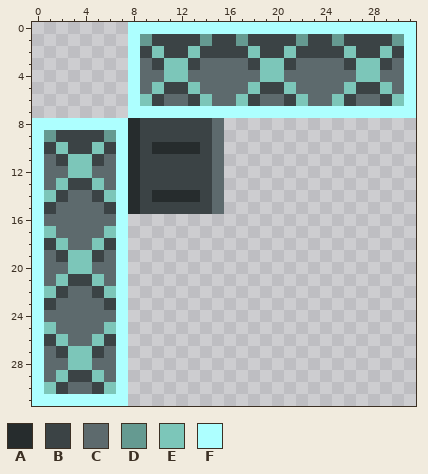
File history of a pixel-art sprite, Games/MoonRover/content/images/tileset1.png. Above, as it was before the edit.
The file is 32x32 pixels.
Palette (. is transparent): A #262c2d  B #3b4345  C #5d6a6d  D #659a91  E #7cc6b9  F #adffff
Pixels before, first column x 0:
 0 ........FFFFFFFFFFFFFFFFFFFFFFFF
 1 ........FDBBBBDBBDBBBBDBBDBBBBDF
 2 ........FBEBBEBBBBEBBEBBBBEBBEBF
 3 ........FCBEEBCCCCBEEBCCCCBEEBCF
 4 ........FCCEECCCCCCEECCCCCCEECCF
 5 ........FCEBBECCCCEBBECCCCEBBECF
 6 ........FEBCCBECCEBCCBECCEBCCBEF
 7 ........FFFFFFFFFFFFFFFFFFFFFFFF
 8 FFFFFFFFABBBBBBC................
 9 FDBBBBDFABBBBBBC................
10 FBEBBEBFABAAAABC................
11 FCBEEBCFABBBBBBC................
12 FCCEECCFABBBBBBC................
13 FCEBBECFABBBBBBC................
14 FEBCCBEFABAAAABC................
15 FBCCCCBFABBBBBBC................
16 FCCCCCCF........................
17 FECCCCEF........................
18 FBECCEBF........................
19 FCBEEBCF........................
20 FCCEECCF........................
21 FCEBBECF........................
22 FEBCCBEF........................
23 FBCCCCBF........................
24 FCCCCCCF........................
25 FECCCCEF........................
26 FBECCEBF........................
27 FCBEEBCF........................
28 FCCEECCF........................
29 FCEBBECF........................
30 FEBCCBEF........................
31 FFFFFFFF........................
New version:
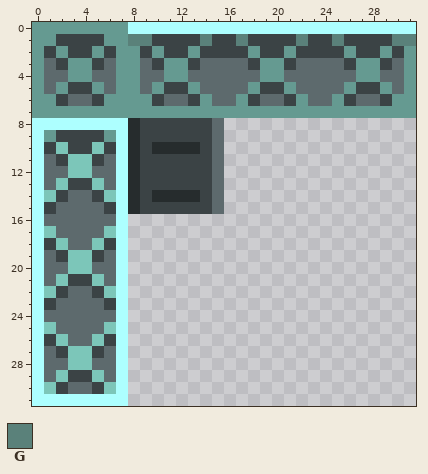
Colours new in this view: G #5a817a
The author wrote: wall texture
Change:
Changed rows in their new state; - is an unchanged pixel.
first column x 0:
 0 DDDDDDDD------------------------
 1 DDBBBBDDGG----G--G----G--G----GG
 2 DBDBBDBDD-D--D----D--D----D--D-D
 3 DCBDDBCDD--DD------DD------DD--D
 4 DCCDDCCDD--DD------DD------DD--D
 5 DCDBBDCDD-D--D----D--D----D--D-D
 6 DDBCCBDDDD----D--D----D--D----DD
 7 DDDDDDDDDDDDDDDDDDDDDDDDDDDDDDDD
